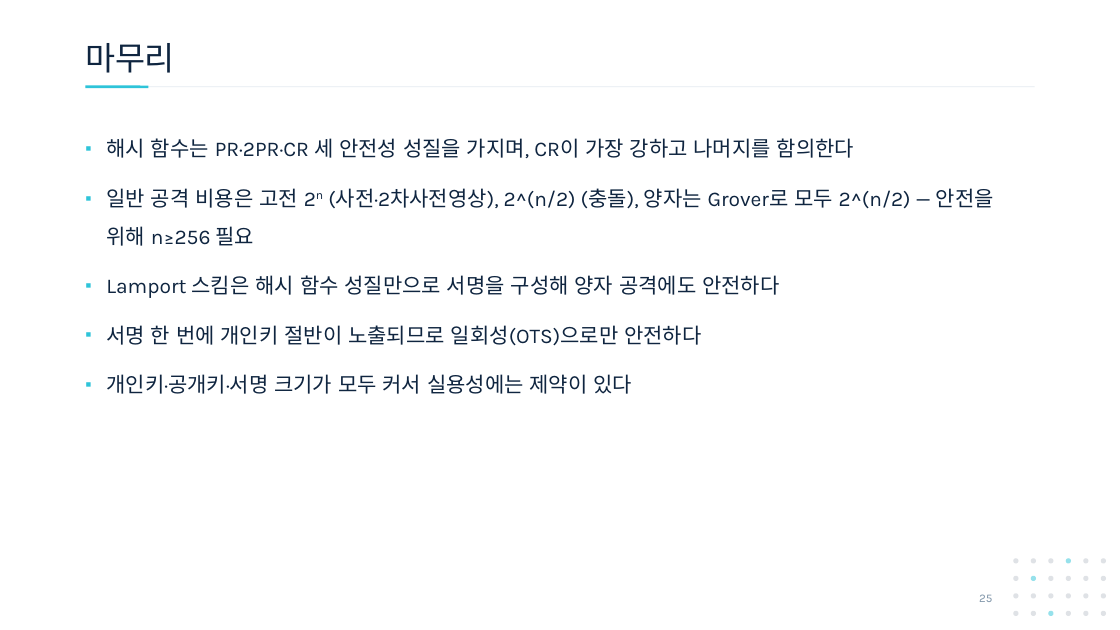
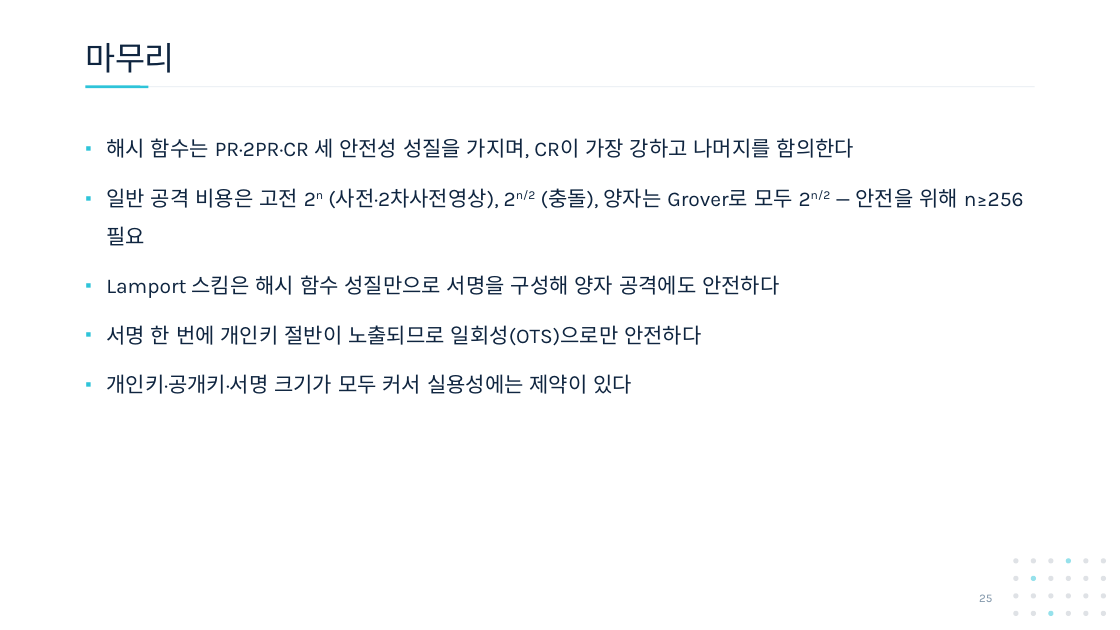
Before and after one commit to giyuubin/PQC, a slide deck: slide 25 of presentation/0909_15_Hash-Functions-and-Lamport-OTS.pptx. Drawn at 1120x630 pixels with LibreOffice and Linux fonts; fonts in the diff are those of the drawing. Boxes give left, top, right and bottom in pixels: in the first picture for what was removed or moved away, otherwise in the second. Text is boxed around its words. In the diff, an @@ line names an element or a change of style, - is before the commit and + after.

```diff
--- a/presentation/0909_15_Hash-Functions-and-Lamport-OTS.pptx
+++ b/presentation/0909_15_Hash-Functions-and-Lamport-OTS.pptx
@@ text at (106, 188, 1024, 246): text changed @@
-▪ 일반 공격 비용은 고전 2n (사전·2차사전영상), 2^(n/2) (충돌), 양자는 Grover로 모두 2^(n/2) — 안전을 위해 n≥256 필요
+▪ 일반 공격 비용은 고전 2n (사전·2차사전영상), 2n/2 (충돌), 양자는 Grover로 모두 2n/2 — 안전을 위해 n≥256 필요
```
Also in this commit, not shown: 17 other slides changed.
